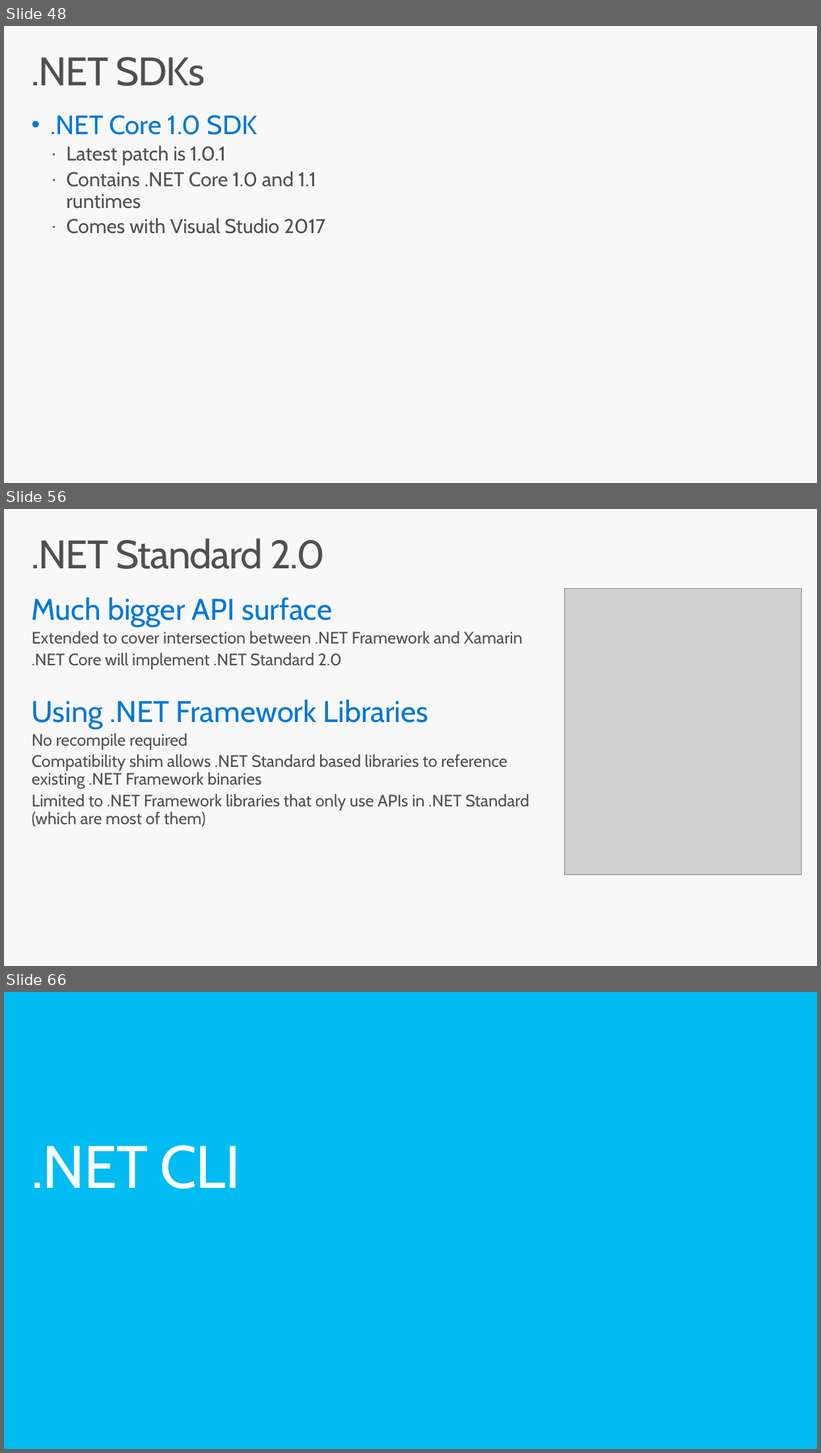
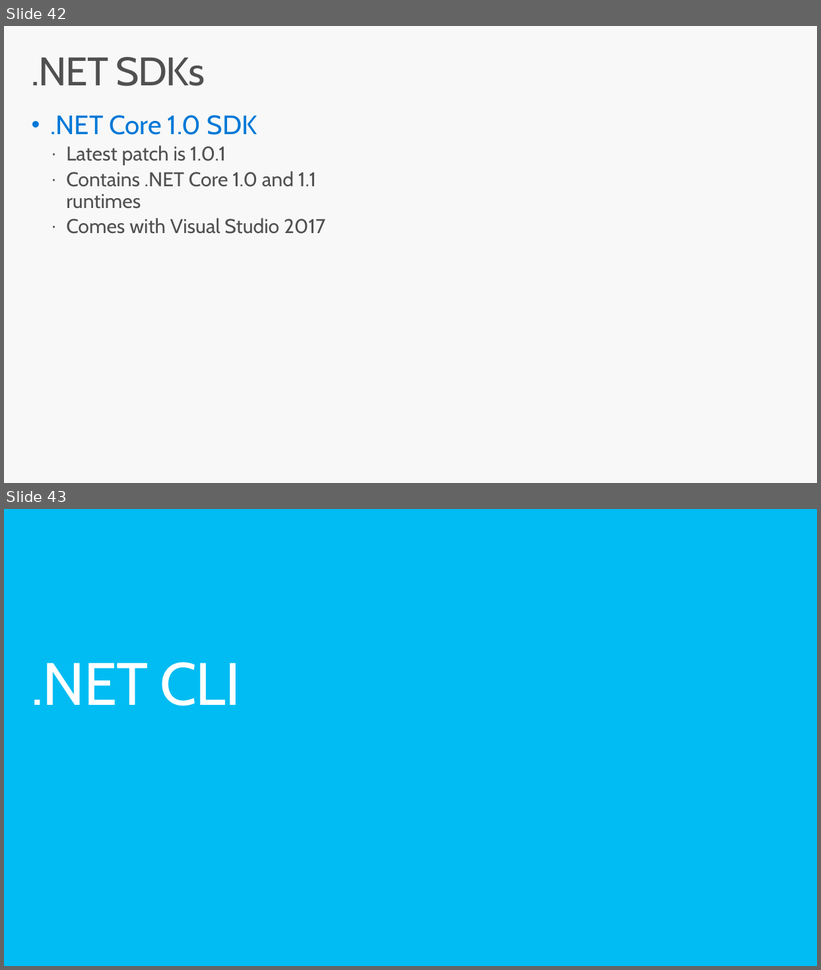
Before and after one commit to dotnet-presentations/dotnetcore-workshop, a slide deck: 1-Overview-Tools-Acquisition/netcore-workshop-overview-tools.pptx. Shown one above the other, each under a label of ours: slides 48, 56 and 66 before the commit, slides 42 and 43 after it; the slides between them are not shown. The pictures are 821x1453 and 821x970 pixels, drawn with LibreOffice and Linux fonts; fonts in the diff are those of the drawing; grey boxes stand for pictures; background and template pictures are left out. Boxes give left, top, right and bottom in pixels: in the first picture for what was removed or moved away, otherwise in the second. Text is boxed around its words. In the diff, an @@ line names an element or a change of style, - is before the commit and + after.

```diff
--- a/1-Overview-Tools-Acquisition/netcore-workshop-overview-tools.pptx
+++ b/1-Overview-Tools-Acquisition/netcore-workshop-overview-tools.pptx
@@ slide 56 removed at [4, 509, 817, 966], background #F8F8F8 @@
@@ title removed at [32, 538, 325, 569] @@
-.NET Standard 2.0
@@ text removed at [32, 597, 529, 827] @@
-Much bigger API surface
-  Extended to cover intersection between .NET Framework and Xamarin
-  .NET Core will implement .NET Standard 2.0
-Using .NET Framework Libraries
-  No recompile required
-  Compatibility shim allows .NET Standard based libraries to reference existing .NET Framework binaries
-  Limited to .NET Framework libraries that only use APIs in .NET Standard (which are most of them)
@@ picture removed at [564, 588, 801, 875] @@
@@ what was slide 48 is now slide 42 @@
@@ what was slide 66 is now slide 43 @@
```
Also in this commit, not shown: 22 other slides removed, 1 other file.
